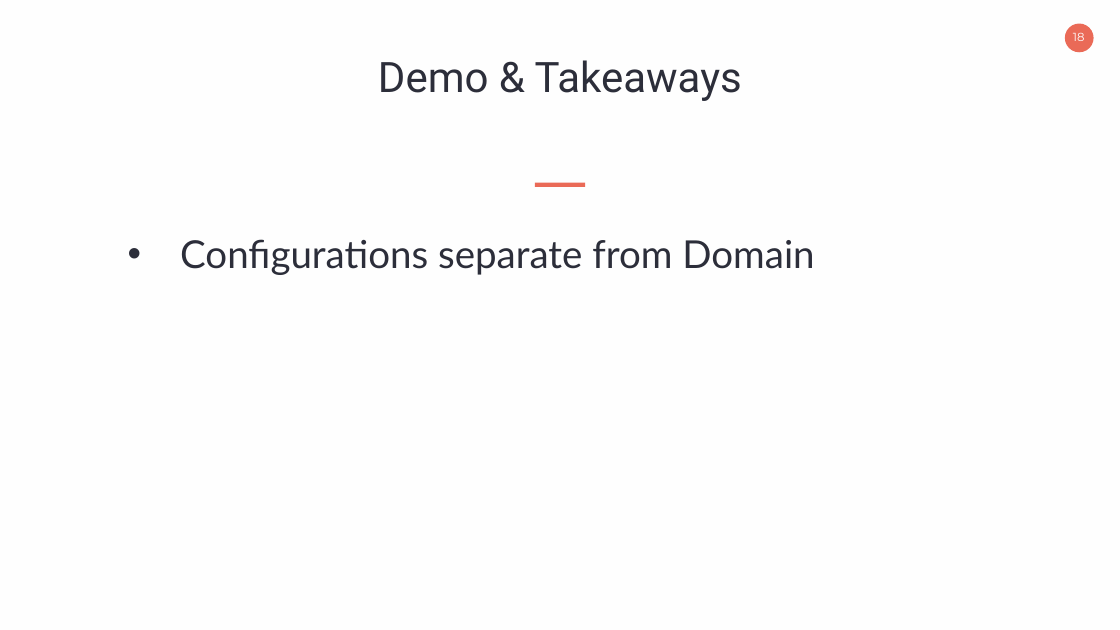
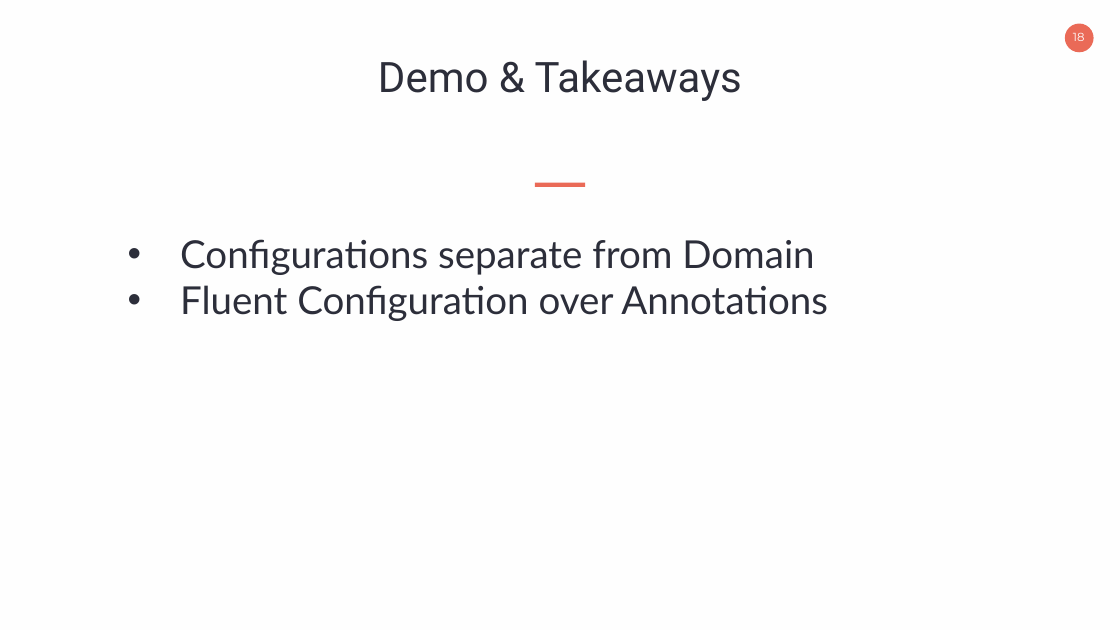
Before and after one commit to Patrick-Ullrich/talks, a slide deck: slide 18 of PDC-CleanArchitecture/prairiedev.pptx. Drawn at 1120x630 pixels with LibreOffice and Linux fonts; fonts in the diff are those of the drawing. Boxes give left, top, right and bottom in pixels: in the first picture for what was removed or moved away, otherwise in the second. Text is boxed around its words. In the diff, an @@ line names an element or a change of style, - is before the commit and + after.

Commit message:
Adding Fluent Configuration

```diff
--- a/PDC-CleanArchitecture/prairiedev.pptx
+++ b/PDC-CleanArchitecture/prairiedev.pptx
@@ text at (180, 285, 828, 321): paragraph added @@
+• Fluent Configuration over Annotations
```
Also in this commit, not shown: 3 other files.
